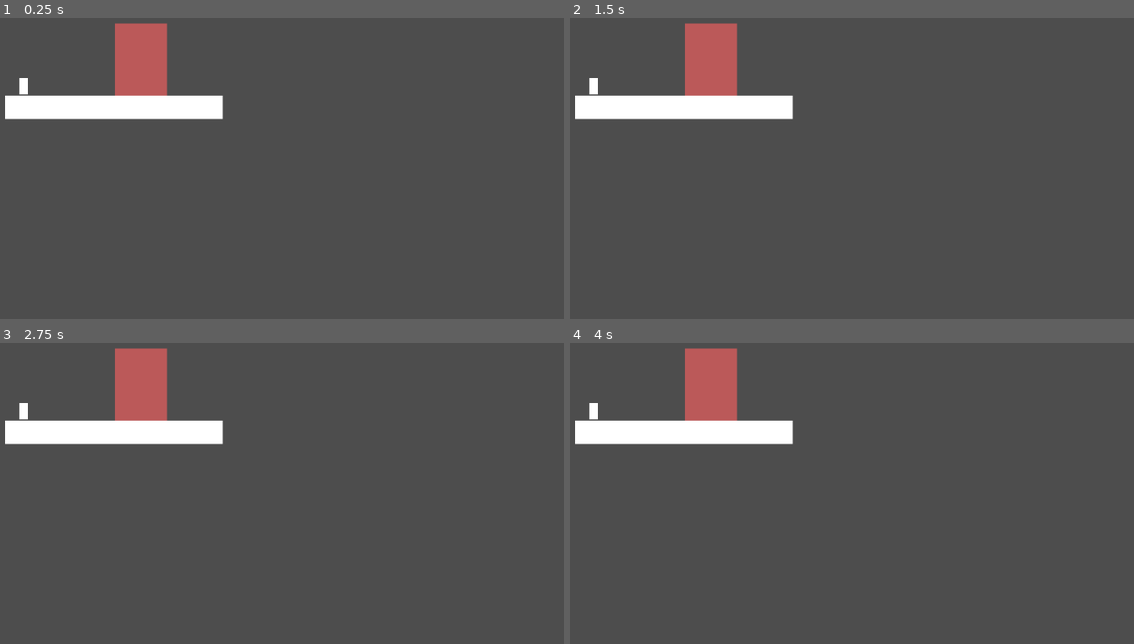
Above: before the commit, frames 1-4 (two rows, left to right).
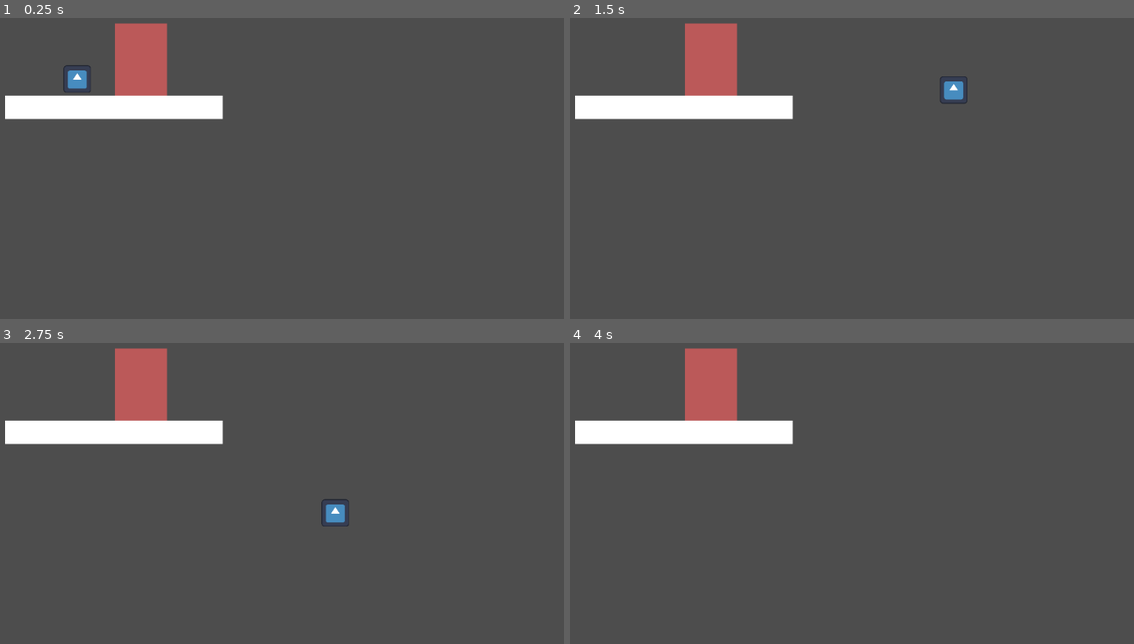
Above: after the commit, the same moments.

Repository: Rattle-Knight/Aliens-Stole-My-Benga-GMTKgamejam2024
Game: Godot game, scene res://levels/climbtest.tscn
Two runs of this game, one before a commit and one after it. Both use one fixed random seed, a clock stepped at 60 frames per second and the inputs below. This scene is started directly instead of the project's main scene. The engine's default icon, where the game draws it, is replaced by a stand-in: a white triangle on a blue panel in a dark square.
Inputs:
- Up to frame 1 (0.25 s): no input
- Up to frame 2 (1.5 s): tap Enter (ui_accept) at 0.5, 0.77 s; hold D (right) from 0.53 s (still down)
- Up to frame 3 (2.75 s): tap Enter (ui_accept) at 1.52 s; release D (right) at 2.03 s; hold A (left) from 2.03 s (still down)
- Up to frame 4 (4 s): release A (left) at 2.78 s; hold D (right) from 2.78 s (still down); tap Enter (ui_accept) at 3.02, 3.77 s

The runs differ from the first frame. In frame 1, 0.4% of the frame differs, in the area x 3-17%, y 15-26%; in frame 2, 0.4%, in the area x 3-71%, y 19-29%; in frame 3, 0.4%; in frame 4, less than 0.1%.

Commit message:
added climb

Diff:
--- a/levels/climbtest.tscn
+++ b/levels/climbtest.tscn
@@ -1,12 +1,10 @@
-[gd_scene load_steps=5 format=3 uid="uid://ble81ur0qfj62"]
+[gd_scene load_steps=4 format=3 uid="uid://ble81ur0qfj62"]
 
 [ext_resource type="PackedScene" uid="uid://bg815yv7qogod" path="res://levels/objects/climbable.tscn" id="1_tqsb7"]
-[ext_resource type="Script" path="res://scripts/testcharacter.gd" id="2_116sa"]
+[ext_resource type="PackedScene" uid="uid://ckjuw8xuj6w3n" path="res://scenes/player2.tscn" id="2_evh2c"]
 
 [sub_resource type="RectangleShape2D" id="RectangleShape2D_rw1ba"]
 size = Vector2(370, 41)
-
-[sub_resource type="CapsuleShape2D" id="CapsuleShape2D_h1gxk"]
 
 [node name="climbtest" type="Node2D"]
 position = Vector2(-7, 1)
@@ -32,15 +30,5 @@
 position = Vector2(185, 19.5)
 shape = SubResource("RectangleShape2D_rw1ba")
 
-[node name="CharacterBody2D" type="CharacterBody2D" parent="." groups=["player"]]
-position = Vector2(178, 185)
-script = ExtResource("2_116sa")
-
-[node name="CollisionShape2D" type="CollisionShape2D" parent="CharacterBody2D"]
-shape = SubResource("CapsuleShape2D_h1gxk")
-
-[node name="ColorRect" type="ColorRect" parent="CharacterBody2D"]
-offset_left = -7.0
-offset_top = -14.0
-offset_right = 8.0
-offset_bottom = 14.0
+[node name="CharacterBody2D" parent="." groups=["player"] instance=ExtResource("2_evh2c")]
+position = Vector2(169, 113)
--- a/scripts/player2.gd
+++ b/scripts/player2.gd
@@ -17,7 +17,7 @@
 		velocity.x = 0
 
 	if climbable:
-		velocity.y = Input.get_axis("ui_up", "ui_down") * climbingspeed
+		velocity.y = Input.get_axis("up", "down") * climbingspeed
 	else:
 		if not is_on_floor():
 			velocity.y += gravity * delta
